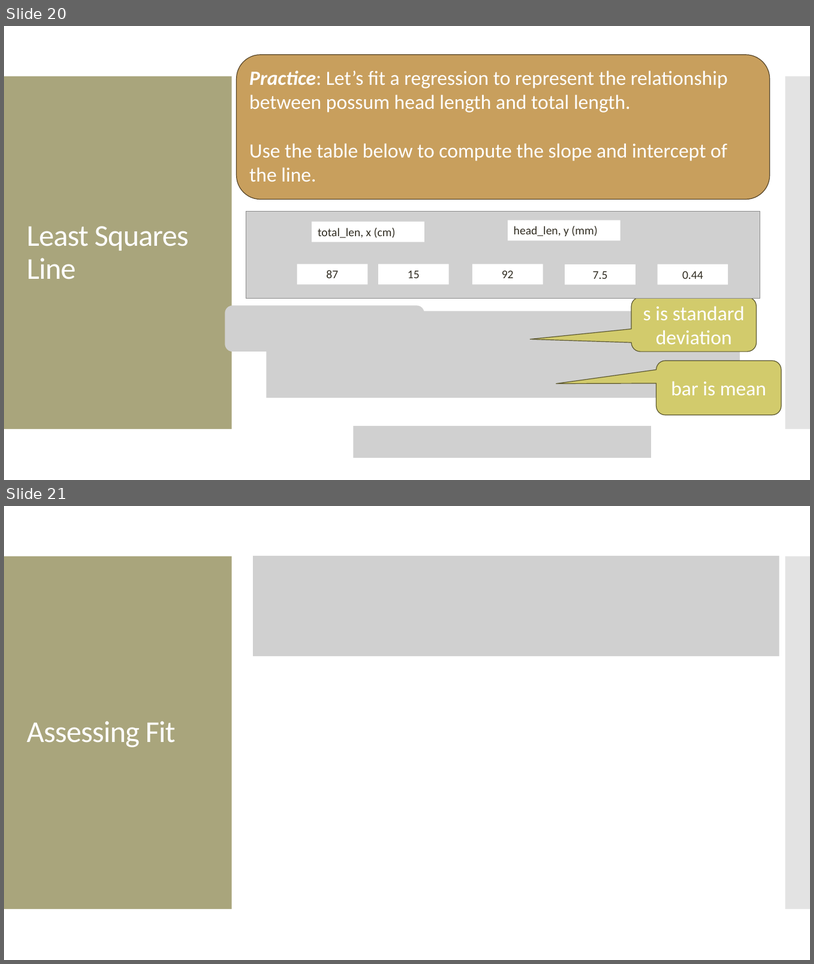
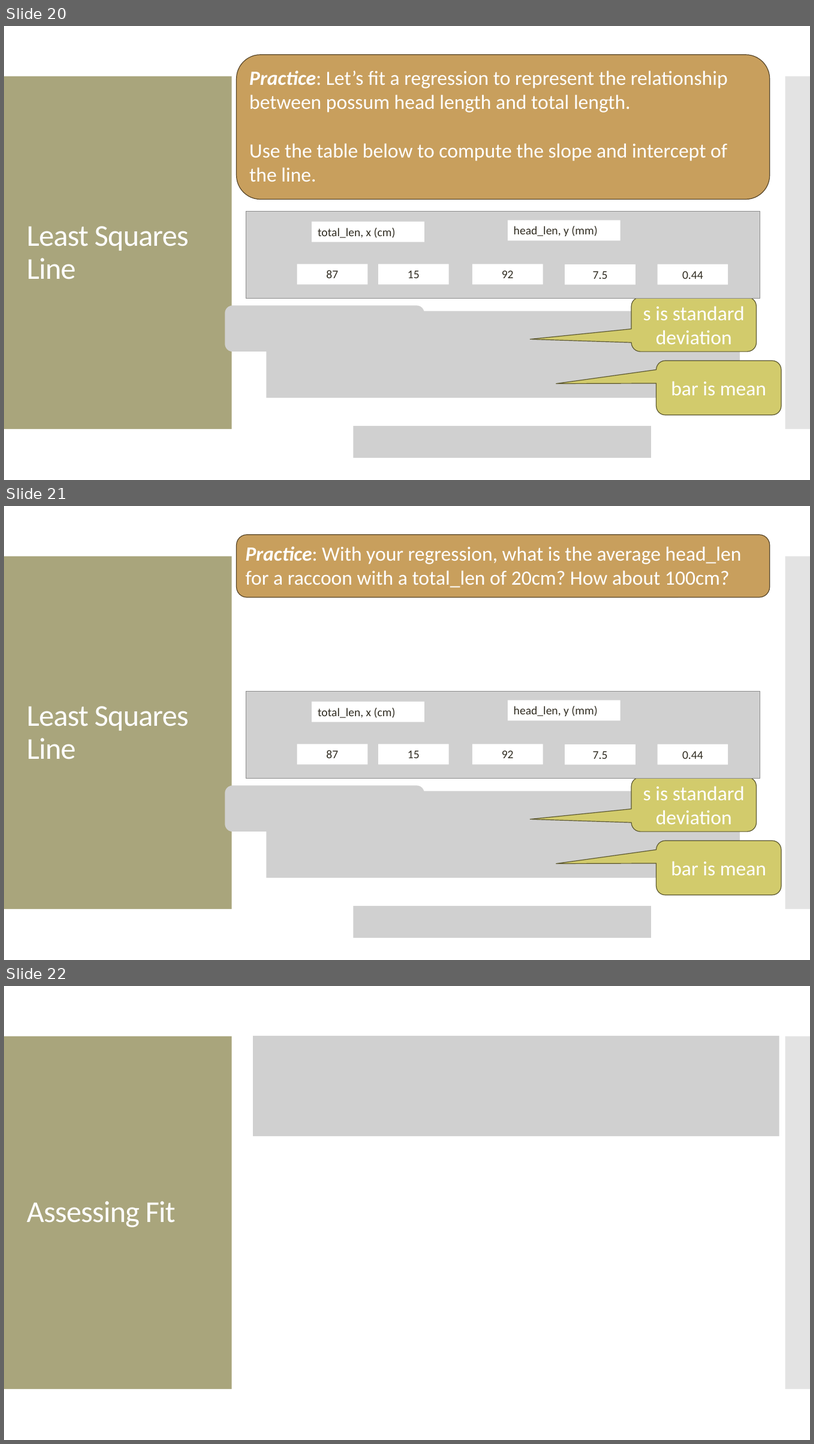
Before and after one commit to amosca01/MATH108-S24, a slide deck: slides/06-simple-linear-reg-pt2.pptx. Shown one above the other, each under a label of ours: slides 20 and 21 before the commit, slides 20, 21 and 22 after it. The pictures are 814x964 and 814x1444 pixels, drawn with LibreOffice and Linux fonts; fonts in the diff are those of the drawing; grey boxes stand for pictures. Boxes give left, top, right and bottom in pixels: in the first picture for what was removed or moved away, otherwise in the second. Text is boxed around its words. In the diff, an @@ line names an element or a change of style, - is before the commit and + after.

```diff
--- a/slides/06-simple-linear-reg-pt2.pptx
+++ b/slides/06-simple-linear-reg-pt2.pptx
@@ slide 21 added at bbox=[4, 506, 810, 960], background #FFFFFF; not listed: 2 template elements that a slide beside it also shows @@
@@ rounded rectangle added at bbox=[237, 534, 770, 597], fill #C89F5D, outline #584629 0.85 pt, 24 pt, text #FFFFFF @@
+Practice: With your regression, what is the average head_len for a raccoon with a total_len of 20cm? How about 100cm?
@@ picture added at bbox=[246, 691, 761, 778] @@
@@ rectangle added at bbox=[312, 702, 425, 722], fill #FFFFFF, 14 pt, text #2F2B20 @@
+total_len, x (cm)
@@ rectangle added at bbox=[508, 700, 620, 721], fill #FFFFFF, 14 pt, text #2F2B20 @@
+head_len, y (mm)
@@ title added at bbox=[27, 706, 189, 759], 36 pt, text #FFFFFF @@
+Least Squares Line
@@ rectangle added at bbox=[297, 744, 368, 765], fill #FFFFFF, 14 pt, text #2F2B20 @@
+87
@@ rectangle added at bbox=[378, 744, 449, 765], fill #FFFFFF, 14 pt, text #2F2B20 @@
+15
@@ rectangle added at bbox=[473, 744, 543, 765], fill #FFFFFF, 14 pt, text #2F2B20 @@
+92
@@ rectangle added at bbox=[566, 744, 636, 765], fill #FFFFFF, 14 pt, text #2F2B20 @@
+7.5
@@ rectangle added at bbox=[658, 744, 729, 765], fill #FFFFFF, 14 pt, text #2F2B20 @@
+0.44
@@ picture added at bbox=[225, 786, 425, 831] @@
@@ picture added at bbox=[267, 791, 740, 877] @@
@@ rounded speech box added at bbox=[632, 777, 757, 831], fill #D2CB6C, outline #5C592F 0.85 pt, 24 pt, text #FFFFFF @@
+s is standard deviation
@@ rounded speech box added at bbox=[657, 841, 782, 895], fill #D2CB6C, outline #5C592F 0.85 pt, 24 pt, text #FFFFFF @@
+bar is mean
@@ picture added at bbox=[354, 906, 651, 938] @@
@@ what was slide 21 is now slide 22 @@
```
Also in this commit, not shown: 2 slides changed, 7 other slides added, 2 slides removed, 15 other files.
